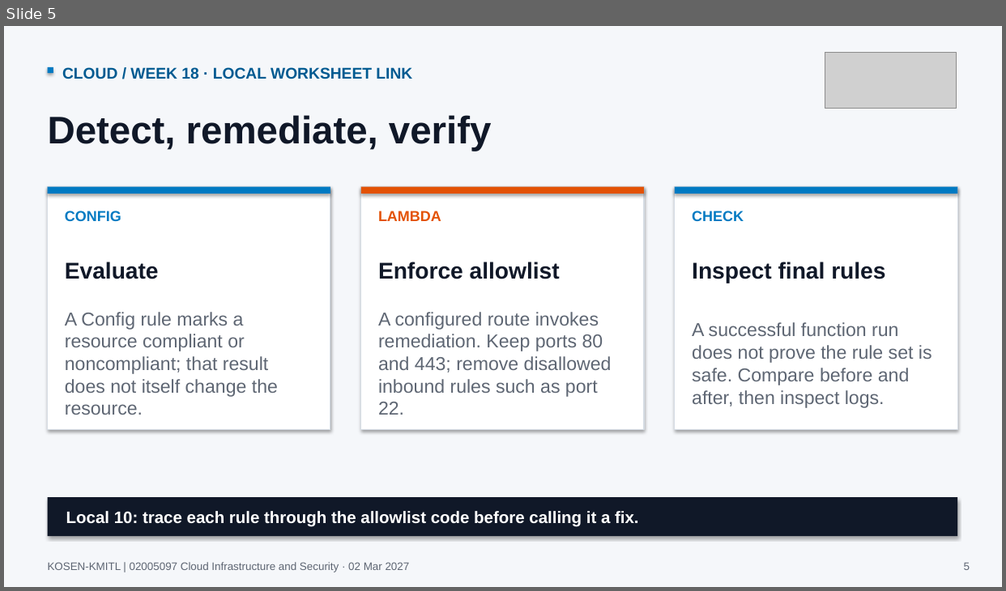
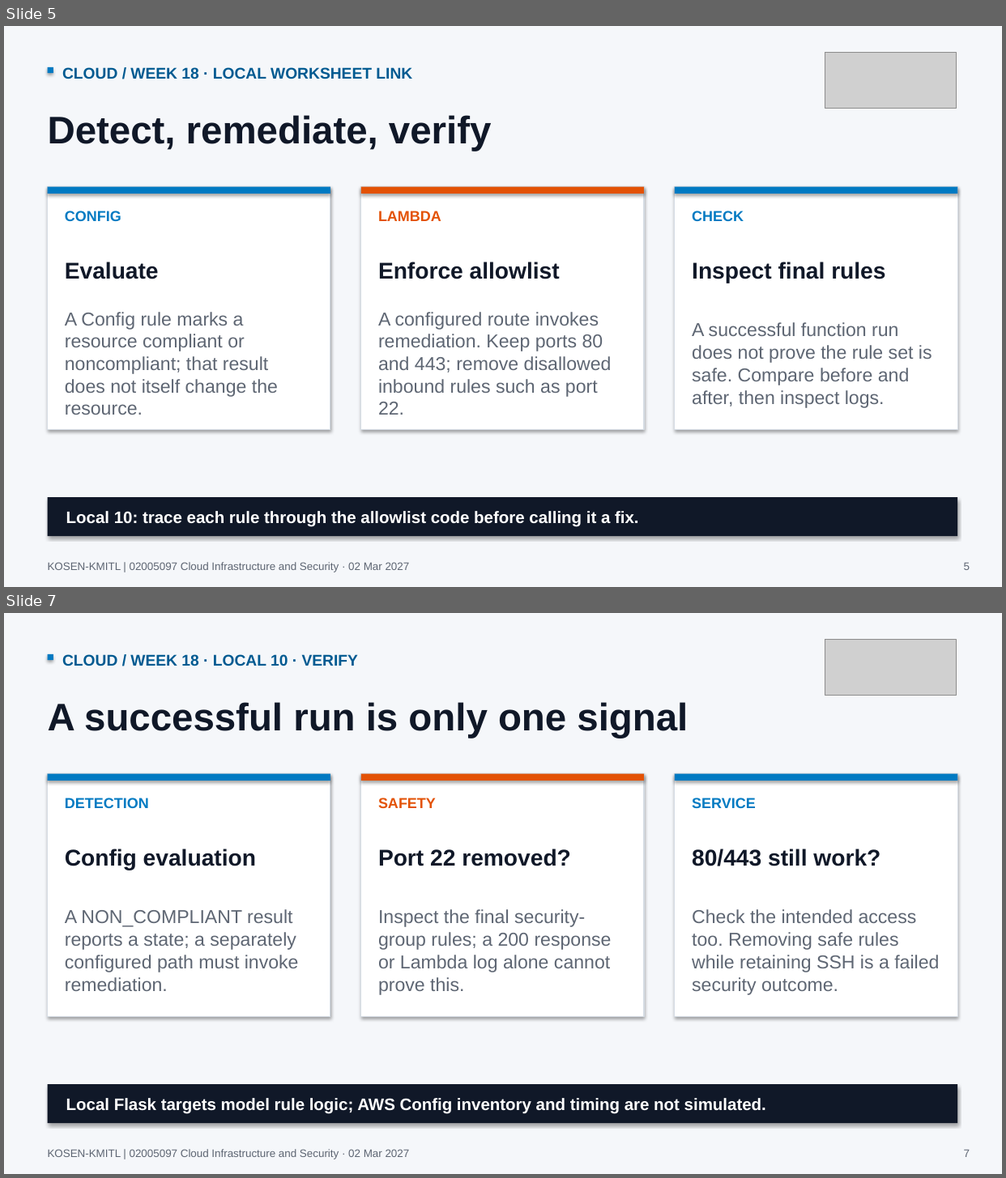
Before and after one commit to nutthakorn7/cloud-infrastructure-security, a slide deck: slides/weekly-bridges/output/Week18_Cloud_Course_Bridge.pptx. Shown one above the other, each under a label of ours: slide 5 before the commit, slides 5 and 7 after it; the slides between them are not shown. The pictures are 1006x591 and 1006x1178 pixels, drawn with LibreOffice and Linux fonts; fonts in the diff are those of the drawing; grey boxes stand for pictures. Boxes give left, top, right and bottom in pixels: in the first picture for what was removed or moved away, otherwise in the second. Text is boxed around its words. In the diff, an @@ line names an element or a change of style, - is before the commit and + after.

Commit message:
Align Week 18 remediation lab and Local 10 teaching

```diff
--- a/slides/weekly-bridges/output/Week18_Cloud_Course_Bridge.pptx
+++ b/slides/weekly-bridges/output/Week18_Cloud_Course_Bridge.pptx
@@ slide 7 added at (4, 613, 1002, 1174), background #F5F7FA @@
@@ rectangle added at (48, 654, 53, 660), fill #007AC2 @@
@@ text added at (62, 654, 358, 666), 15 pt, text #005A91, bold @@
+CLOUD / WEEK 18 · LOCAL 10 · VERIFY
@@ picture added at (825, 639, 957, 696) @@
@@ text added at (48, 702, 688, 739), 37 pt, text #101828, bold @@
+A successful run is only one signal
@@ rectangle added at (48, 774, 330, 1017), fill #FFFFFF, outline #D5DCE4 0.8 pt @@
@@ rectangle added at (48, 774, 330, 781), fill #007AC2 @@
@@ rectangle added at (361, 774, 644, 1017), fill #FFFFFF, outline #D5DCE4 0.8 pt @@
@@ rectangle added at (361, 774, 644, 781), fill #E35205 @@
@@ rectangle added at (675, 774, 957, 1017), fill #FFFFFF, outline #D5DCE4 0.8 pt @@
@@ rectangle added at (675, 774, 957, 781), fill #007AC2 @@
@@ text added at (65, 798, 149, 808), 14 pt, text #007AC2, bold @@
+DETECTION
@@ text added at (378, 798, 436, 808), 14 pt, text #E35205, bold @@
+SAFETY
@@ text added at (692, 798, 756, 808), 14 pt, text #007AC2, bold @@
+SERVICE
@@ text added at (65, 849, 256, 871), 22 pt, text #101828, bold @@
+Config evaluation
@@ text added at (378, 849, 571, 867), 22 pt, text #101828, bold @@
+Port 22 removed?
@@ text added at (692, 849, 880, 867), 22 pt, text #101828, bold @@
+80/443 still work?
@@ text added at (65, 909, 299, 991), 18 pt, text #5E6673 @@
+A NON_COMPLIANT result reports a state; a separately configured path must invoke remediation.
@@ text added at (378, 909, 612, 995), 18 pt, text #5E6673 @@
+Inspect the final security-group rules; a 200 response or Lambda log alone cannot prove this.
@@ text added at (692, 909, 939, 995), 18 pt, text #5E6673 @@
+Check the intended access too. Removing safe rules while retaining SSH is a failed security outcome.
@@ rectangle added at (48, 1084, 957, 1123), fill #101828 @@
@@ text added at (66, 1098, 766, 1114), 16 pt, text #FFFFFF, bold @@
+Local Flask targets model rule logic; AWS Config inventory and timing are not simulated.
@@ text added at (48, 1149, 410, 1160), 10.5 pt, text #5E6673 @@
+KOSEN-KMITL | 02005097 Cloud Infrastructure and Security · 02 Mar 2027
@@ text added at (964, 1150, 970, 1157), 10.5 pt, text #5E6673 @@
+7
```
Also in this commit, not shown: 2 slides changed, 1 other slide added, 4 other files.
